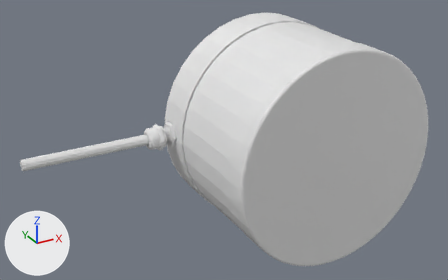
Renders of the COLLADA model meshes/velodyne_vlp16.dae from each side of a commit.
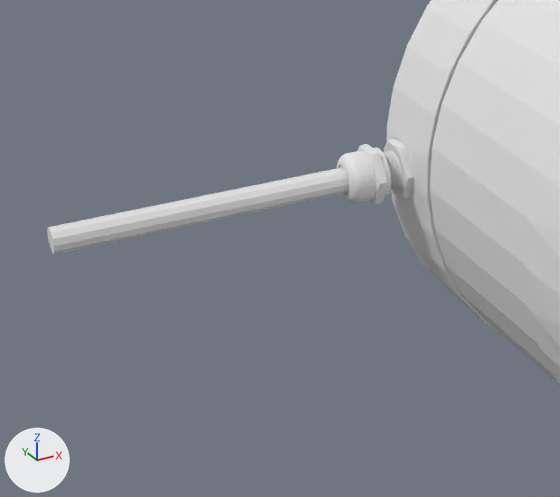
Each version appears first whole from a 50 mm lens placed at (-0.161, -0.2588, 0.117), pointed at (-0.0369, -0.0331, 0.0042), and next in a close-up on the part from 0% to 53% of the width and 23% to 98% of the height. Arrows for +X, +Y and +Z are at lower left; the lights stay in place. Vertices at the same position are counted once.

The first close-up shows 'node'.
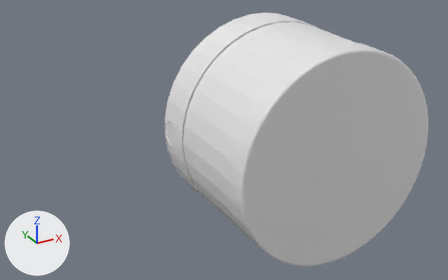
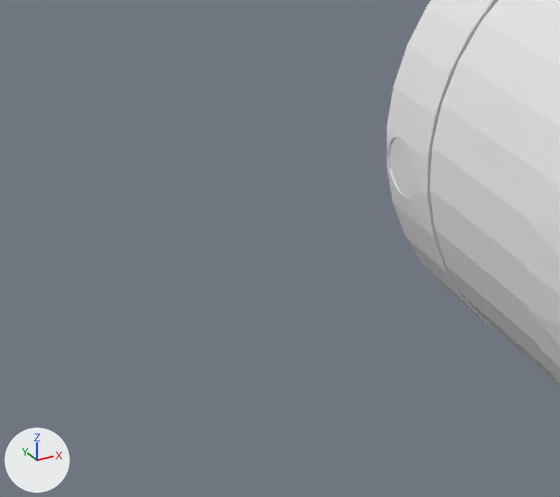
Commit message: removed cable from velodyne

What the commit changed:
me_shape0 has 8120 vertices, 16110 faces and spans x -0.121..0.052, y -0.073..0.0, z -0.052..0.051.
me_shape0 is used by ob_node; location (0.0, 0.0, 0.0).
me_shape0 part 1: the loose piece of 3412 vertices spanning x -0.064..-0.045, y -0.013..-0.001, z -0.006..0.006 is deleted.
me_shape0 part 2: the loose piece of 28 vertices spanning x -0.121..-0.045, y -0.01..-0.004, z -0.003..0.003 is deleted.

Boxes [x1, y1, x2, y2] around the edits, measured in the close-ups (560 x 497 px):
'node', reshaped: before [47, 0, 560, 386]; after [387, 0, 560, 386]
part 1 of me_shape0, deleted: before [337, 139, 414, 205]
part 2 of me_shape0, deleted: before [47, 167, 349, 254]
